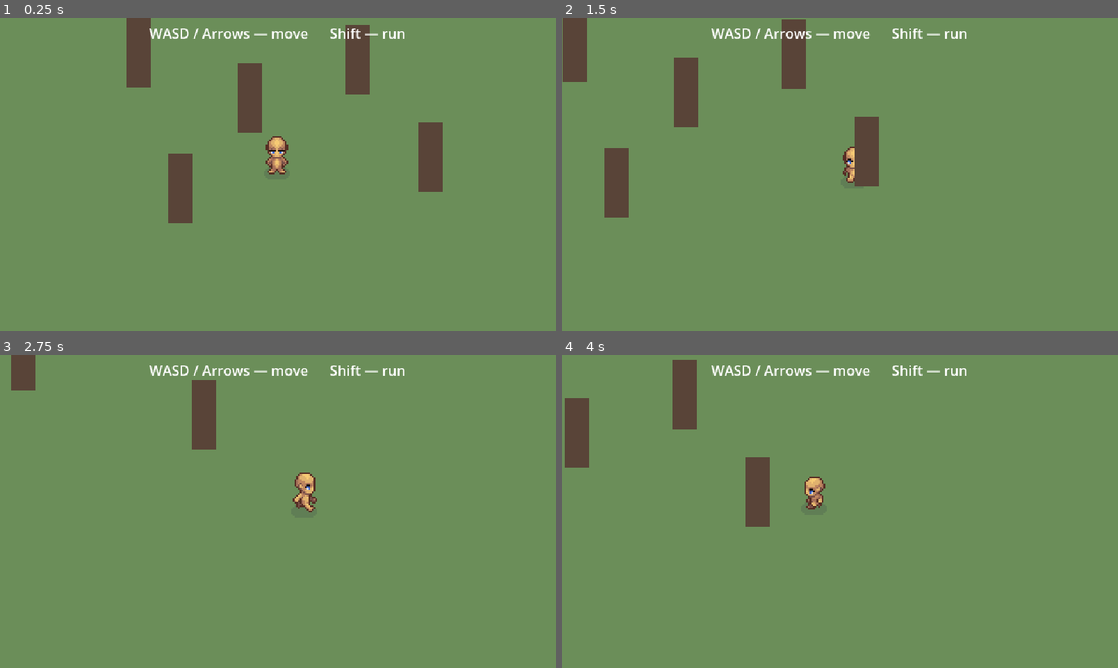
Above: before the commit, frames 1-4 (two rows, left to right).
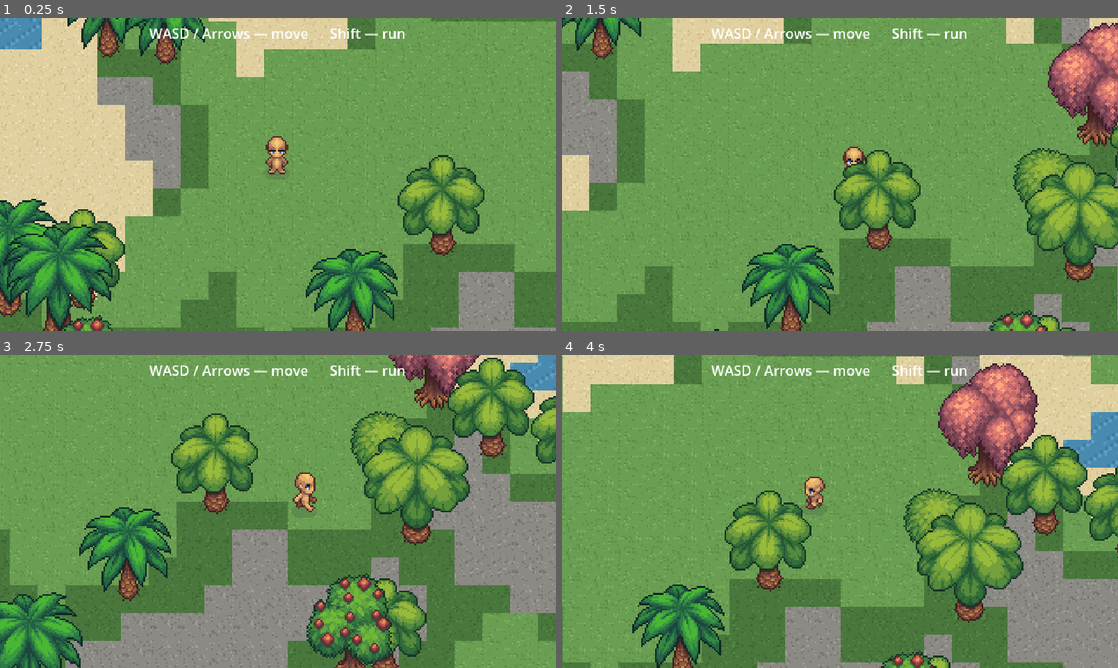
Above: after the commit, the same moments.

Repository: 1oscarhann/Project-Elden
Game: Godot game, scene res://scenes/main/Main.tscn
Same seed, same stepped clock (60 frames per second), same inputs: the game is played once before the commit and once after it.
Inputs:
- Up to frame 1 (0.25 s): no input
- Up to frame 2 (1.5 s): tap Enter at 0.5 s; hold D (move_right) 0.53-1.28 s; hold Shift (run) 0.53-1.28 s; hold S (move_down) from 1.28 s (still down); tap Shift (run) at 1.35 s
- Up to frame 3 (2.75 s): release S (move_down) at 2.03 s; hold D (move_right) from 2.03 s (still down); hold Shift (run) from 2.03 s (still down)
- Up to frame 4 (4 s): release D (move_right) at 2.78 s; release Shift (run) at 2.78 s; hold W (move_up) 2.78-3.53 s; tap Shift (run) at 2.85 s; hold A (move_left) from 3.53 s (still down); hold Shift (run) from 3.53 s (still down)

The runs differ from the first frame. In frame 1, 51% of the frame differs, in the area x 0-100%, y 0-100%; in frame 2, 46%; in frame 3, 62%; in frame 4, 54%.

Commit message:
Phase 2: island world, tiles, water collision, Y-sorted scenery
Generates a walkable island on a square-grid TileMap, blocks the player at the
shoreline, and scatters Y-sorted scenery to walk behind.

- scripts/world/island_generator.gd: an IslandGenerator Resource producing a
  terrain grid from simplex noise shaped by a radial falloff, with a second
  noise field deciding grass/forest/rock so rock scatters in patches instead of
  capping the island's peak. Knows nothing about TileMaps, so the algorithm can
  be replaced without touching the painting. Fixed seed by default.
- scripts/world/world.gd: paints the grid, scatters trees, places the player and
  hands the camera its bounds. Water and Ground are disjoint cell sets across
  two TileMapLayers, so the water layer's collision only ever blocks water.
  Tree trunk origins are measured from each texture's alpha bounds at runtime,
  so new tree art needs no per-file constants.
- scripts/player/player_camera.gd: clamps the view to the island and snaps to
  the spawn. Wired by group rather than by path, so neither side needs to know
  where the other lives. Without the snap the camera glides in from the origin.
- Scenery keeps a rect-shaped clearing at the spawn. A radius is not enough: a
  canopy is ~74px tall, so a tree several tiles south still covers the player.

The dungeon pack is dropped - its art is dark stone and clashes with a sunny
island. Nothing imports it and it is out of CREDITS.md. It was the planned
source for the campfire flame and interior tiles, so Phases 4 and 8 now need
replacement art; recorded in ASSETS.md and CLAUDE.md. With no ground tiles left
in any pack, terrain is placeholder art from tools/gen_terrain_tiles.py, built
so swapping in a real tileset is a PNG plus a TileSet rebuild.

Also corrects ASSETS.md, which claimed the trees are uniformly 128x128; several
are 64x64 and the broken ones are smaller.

Verified on Godot 4.7.stable under a virtual display: all 9216 cells painted
exactly once with zero water/land overlap, player spawns on land with nothing
drawn over him, camera limits clamp to the island and sit on the player from
frame 2, and running east for 900 frames never once left painted land.

Co-Authored-By: Claude Opus 5 <noreply@anthropic.com>
Claude-Session: https://claude.ai/code/session_01X54Gi8KLFhnSRdAs74NsCF

Diff:
--- /dev/null
+++ b/assets/tiles/island_terrain.tres
@@ -0,0 +1,42 @@
+[gd_resource type="TileSet" format=3]
+
+[ext_resource type="Texture2D" path="res://assets/tiles/island_terrain.png" id="1_52brj"]
+
+[sub_resource type="TileSetAtlasSource" id="TileSetAtlasSource_42m2q"]
+texture = ExtResource("1_52brj")
+0:0/0 = 0
+0:0/0/physics_layer_0/polygon_0/points = PackedVector2Array(-8, -8, 8, -8, 8, 8, -8, 8)
+1:0/0 = 0
+1:0/0/physics_layer_0/polygon_0/points = PackedVector2Array(-8, -8, 8, -8, 8, 8, -8, 8)
+2:0/0 = 0
+2:0/0/physics_layer_0/polygon_0/points = PackedVector2Array(-8, -8, 8, -8, 8, 8, -8, 8)
+3:0/0 = 0
+3:0/0/physics_layer_0/polygon_0/points = PackedVector2Array(-8, -8, 8, -8, 8, 8, -8, 8)
+0:1/0 = 0
+0:1/0/physics_layer_0/polygon_0/points = PackedVector2Array(-8, -8, 8, -8, 8, 8, -8, 8)
+1:1/0 = 0
+1:1/0/physics_layer_0/polygon_0/points = PackedVector2Array(-8, -8, 8, -8, 8, 8, -8, 8)
+2:1/0 = 0
+2:1/0/physics_layer_0/polygon_0/points = PackedVector2Array(-8, -8, 8, -8, 8, 8, -8, 8)
+3:1/0 = 0
+3:1/0/physics_layer_0/polygon_0/points = PackedVector2Array(-8, -8, 8, -8, 8, 8, -8, 8)
+0:2/0 = 0
+1:2/0 = 0
+2:2/0 = 0
+3:2/0 = 0
+0:3/0 = 0
+1:3/0 = 0
+2:3/0 = 0
+3:3/0 = 0
+0:4/0 = 0
+1:4/0 = 0
+2:4/0 = 0
+3:4/0 = 0
+0:5/0 = 0
+1:5/0 = 0
+2:5/0 = 0
+3:5/0 = 0
+
+[resource]
+physics_layer_0/collision_layer = 1
+sources/0 = SubResource("TileSetAtlasSource_42m2q")
--- a/scenes/main/Main.tscn
+++ b/scenes/main/Main.tscn
@@ -1,43 +1,10 @@
 [gd_scene load_steps=2 format=3]
 
-[ext_resource type="PackedScene" path="res://scenes/player/Player.tscn" id="scene_player"]
+[ext_resource type="PackedScene" path="res://scenes/main/World.tscn" id="world"]
 
 [node name="Main" type="Node2D"]
 
-[node name="Ground" type="Polygon2D" parent="."]
-color = Color(0.42, 0.56, 0.35, 1)
-polygon = PackedVector2Array(-2000, -2000, 2000, -2000, 2000, 2000, -2000, 2000)
-
-[node name="World" type="Node2D" parent="."]
-y_sort_enabled = true
-
-[node name="Post1" type="Polygon2D" parent="World"]
-position = Vector2(-80, -34)
-color = Color(0.35, 0.27, 0.22, 1)
-polygon = PackedVector2Array(-7, -40, 7, -40, 7, 0, -7, 0)
-
-[node name="Post2" type="Polygon2D" parent="World"]
-position = Vector2(-16, -8)
-color = Color(0.35, 0.27, 0.22, 1)
-polygon = PackedVector2Array(-7, -40, 7, -40, 7, 0, -7, 0)
-
-[node name="Post3" type="Polygon2D" parent="World"]
-position = Vector2(46, -30)
-color = Color(0.35, 0.27, 0.22, 1)
-polygon = PackedVector2Array(-7, -40, 7, -40, 7, 0, -7, 0)
-
-[node name="Post4" type="Polygon2D" parent="World"]
-position = Vector2(88, 26)
-color = Color(0.35, 0.27, 0.22, 1)
-polygon = PackedVector2Array(-7, -40, 7, -40, 7, 0, -7, 0)
-
-[node name="Post5" type="Polygon2D" parent="World"]
-position = Vector2(-56, 44)
-color = Color(0.35, 0.27, 0.22, 1)
-polygon = PackedVector2Array(-7, -40, 7, -40, 7, 0, -7, 0)
-
-[node name="Player" parent="World" instance=ExtResource("scene_player")]
-position = Vector2(0, 16)
+[node name="World" parent="." instance=ExtResource("world")]
 
 [node name="UI" type="CanvasLayer" parent="."]
 
--- /dev/null
+++ b/scenes/main/World.tscn
@@ -0,0 +1,46 @@
+[gd_scene load_steps=17 format=3]
+
+[ext_resource type="Script" path="res://scripts/world/world.gd" id="script_world"]
+[ext_resource type="Script" path="res://scripts/world/island_generator.gd" id="script_gen"]
+[ext_resource type="TileSet" path="res://assets/tiles/island_terrain.tres" id="tileset"]
+[ext_resource type="PackedScene" path="res://scenes/player/Player.tscn" id="player"]
+[ext_resource type="Texture2D" uid="uid://dfp3fov7n0ywc" path="res://assets/trees/Flower_tree1.png" id="tree_0"]
+[ext_resource type="Texture2D" uid="uid://dmofloci2vike" path="res://assets/trees/Fruit_tree1.png" id="tree_1"]
+[ext_resource type="Texture2D" uid="uid://bs73egudbffr2" path="res://assets/trees/Fruit_tree2.png" id="tree_2"]
+[ext_resource type="Texture2D" uid="uid://cmpd5ofd5rpdm" path="res://assets/trees/Moss_tree1.png" id="tree_3"]
+[ext_resource type="Texture2D" uid="uid://c030u4xktf5y2" path="res://assets/trees/Palm_tree1_1.png" id="tree_4"]
+[ext_resource type="Texture2D" uid="uid://ckvh5djm6bhn4" path="res://assets/trees/Palm_tree1_2.png" id="tree_5"]
+[ext_resource type="Texture2D" uid="uid://ccad4mbl7lixk" path="res://assets/trees/Palm_tree2_1.png" id="tree_6"]
+[ext_resource type="Texture2D" uid="uid://bpv8t0g7vy02w" path="res://assets/trees/Palm_tree2_2.png" id="tree_7"]
+[ext_resource type="Texture2D" uid="uid://b0rlerx7d6wf6" path="res://assets/trees/Tree1.png" id="tree_8"]
+[ext_resource type="Texture2D" uid="uid://x3816ls6ydl1" path="res://assets/trees/Tree2.png" id="tree_9"]
+[ext_resource type="Texture2D" uid="uid://crf0hmaq7n152" path="res://assets/trees/Tree3.png" id="tree_10"]
+
+[sub_resource type="Resource" id="generator"]
+script = ExtResource("script_gen")
+map_size = Vector2i(96, 96)
+island_radius = 1.15
+falloff_power = 2.4
+noise_seed = 20240612
+randomize_seed = false
+shallow_level = 0.22
+sand_level = 0.3
+land_level = 0.38
+forest_threshold = 0.52
+rock_threshold = 0.68
+
+[node name="World" type="Node2D"]
+script = ExtResource("script_world")
+generator = SubResource("generator")
+tree_textures = Array[Texture2D]([ExtResource("tree_0"), ExtResource("tree_1"), ExtResource("tree_2"), ExtResource("tree_3"), ExtResource("tree_4"), ExtResource("tree_5"), ExtResource("tree_6"), ExtResource("tree_7"), ExtResource("tree_8"), ExtResource("tree_9"), ExtResource("tree_10")])
+
+[node name="Water" type="TileMapLayer" parent="."]
+tile_set = ExtResource("tileset")
+
+[node name="Ground" type="TileMapLayer" parent="."]
+tile_set = ExtResource("tileset")
+
+[node name="Props" type="Node2D" parent="."]
+y_sort_enabled = true
+
+[node name="Player" parent="Props" instance=ExtResource("player")]
--- a/scenes/player/Player.tscn
+++ b/scenes/player/Player.tscn
@@ -1,6 +1,7 @@
-[gd_scene load_steps=5 format=3]
+[gd_scene load_steps=6 format=3]
 
 [ext_resource type="Script" path="res://scripts/player/player.gd" id="script_player"]
+[ext_resource type="Script" path="res://scripts/player/player_camera.gd" id="script_camera"]
 [ext_resource type="SpriteFrames" path="res://scenes/player/player_frames.tres" id="frames_player"]
 [ext_resource type="Texture2D" uid="uid://caouxh8cvdqd4" path="res://assets/characters/shadow_single.png" id="tex_shadow"]
 
@@ -27,6 +28,7 @@
 shape = SubResource("shape_feet")
 
 [node name="Camera2D" type="Camera2D" parent="."]
+script = ExtResource("script_camera")
 zoom = Vector2(2, 2)
 position_smoothing_enabled = true
 position_smoothing_speed = 6.0
--- /dev/null
+++ b/scripts/player/player_camera.gd
@@ -0,0 +1,27 @@
+class_name PlayerCamera
+extends Camera2D
+
+## Keeps the view inside the generated island instead of panning off into void.
+##
+## Joins a group rather than being wired to the world by path, so the world can
+## hand it bounds without either side knowing where the other lives in the tree.
+
+const GROUP := "player_camera"
+
+
+func _ready() -> void:
+	add_to_group(GROUP)
+
+
+func set_world_bounds(bounds: Rect2) -> void:
+	limit_left = int(bounds.position.x)
+	limit_top = int(bounds.position.y)
+	limit_right = int(bounds.end.x)
+	limit_bottom = int(bounds.end.y)
+
+
+## Drop the camera straight onto its target instead of easing in from wherever
+## it happened to start. Without this the view glides across the map on load,
+## because the world moves the player to its spawn tile after the scene builds.
+func snap_to_target() -> void:
+	reset_smoothing()
--- /dev/null
+++ b/scripts/world/island_generator.gd
@@ -0,0 +1,105 @@
+class_name IslandGenerator
+extends Resource
+
+## Produces the terrain grid for one island.
+##
+## Deliberately knows nothing about TileMaps, textures or the scene tree: it
+## takes parameters and returns a grid of Terrain values. Swapping in a
+## different algorithm (hand-authored map, different noise, whatever) means
+## replacing this resource and touching nothing in world.gd.
+
+## Row order here must match the row order of assets/tiles/island_terrain.png
+## and of tools/gen_terrain_tiles.py.
+enum Terrain { DEEP_WATER, SHALLOW_WATER, SAND, GRASS, FOREST, ROCK }
+
+## Terrain values at or above this are dry land the player can stand on.
+const FIRST_WALKABLE := Terrain.SAND
+
+@export_group("Shape")
+@export var map_size := Vector2i(96, 96)
+## Landmass size as a fraction of the map's short side.
+@export_range(0.1, 1.5) var island_radius := 1.15
+## How sharply the coast falls away. Higher = rounder, steeper-sided island.
+@export_range(0.5, 6.0) var falloff_power := 2.4
+
+@export_group("Seed")
+@export var noise_seed := 20240612
+## Re-roll every run instead of using noise_seed.
+@export var randomize_seed := false
+
+@export_group("Elevation bands")
+## Elevation thresholds, low to high. Anything under shallow_level is deep water.
+@export_range(0.0, 1.0) var shallow_level := 0.22
+@export_range(0.0, 1.0) var sand_level := 0.30
+@export_range(0.0, 1.0) var land_level := 0.38
+
+@export_group("Land cover")
+## Second noise field decides grass/forest/rock on land, so rock is scattered
+## in patches rather than forming one blob at the island's peak.
+@export_range(0.0, 1.0) var forest_threshold := 0.52
+@export_range(0.0, 1.0) var rock_threshold := 0.68
+
+## The seed actually used for the most recent generate() call.
+var last_seed := 0
+
+
+## Returns rows of PackedByteArray, indexed grid[y][x], holding Terrain values.
+func generate() -> Array:
+	last_seed = randi() if randomize_seed else noise_seed
+
+	var elevation := FastNoiseLite.new()
+	elevation.seed = last_seed
+	elevation.noise_type = FastNoiseLite.TYPE_SIMPLEX_SMOOTH
+	elevation.frequency = 0.035
+	elevation.fractal_octaves = 4
+
+	var cover := FastNoiseLite.new()
+	cover.seed = last_seed + 1
+	cover.noise_type = FastNoiseLite.TYPE_SIMPLEX_SMOOTH
+	cover.frequency = 0.09
+	cover.fractal_octaves = 2
+
+	var centre := Vector2(map_size) * 0.5
+	var max_radius: float = minf(centre.x, centre.y) * island_radius
+
+	var grid: Array = []
+	for y in map_size.y:
+		var row := PackedByteArray()
+		row.resize(map_size.x)
+		for x in map_size.x:
+			row[x] = _classify(
+				_elevation_at(elevation, Vector2(x + 0.5, y + 0.5), centre, max_radius),
+				_unit(cover.get_noise_2d(x, y)))
+		grid.append(row)
+	return grid
+
+
+## Noise shaped by a radial falloff, so the landmass is always ringed by water
+## no matter what the noise does near the map edge.
+func _elevation_at(noise: FastNoiseLite, pos: Vector2, centre: Vector2, max_radius: float) -> float:
+	var distance := clampf(pos.distance_to(centre) / max_radius, 0.0, 1.0)
+	var falloff := 1.0 - pow(distance, falloff_power)
+	return _unit(noise.get_noise_2d(pos.x, pos.y)) * maxf(falloff, 0.0)
+
+
+## FastNoiseLite returns [-1, 1]; we want [0, 1].
+func _unit(n: float) -> float:
+	return (n + 1.0) * 0.5
+
+
+func _classify(elevation: float, cover: float) -> int:
+	if elevation < shallow_level:
+		return Terrain.DEEP_WATER
+	if elevation < sand_level:
+		return Terrain.SHALLOW_WATER
+	if elevation < land_level:
+		return Terrain.SAND
+	if cover >= rock_threshold:
+		return Terrain.ROCK
+	if cover >= forest_threshold:
+		return Terrain.FOREST
+	return Terrain.GRASS
+
+
+static func is_walkable(terrain: int) -> bool:
+	return terrain >= FIRST_WALKABLE
--- /dev/null
+++ b/scripts/world/world.gd
@@ -0,0 +1,175 @@
+class_name World
+extends Node2D
+
+## Builds the island.
+##
+## Asks the generator for a terrain grid, paints it into the two TileMapLayers,
+## scatters scenery, and drops the player on solid ground. Only the *painting*
+## lives here — the algorithm lives in the IslandGenerator resource — so either
+## side can be replaced without touching the other.
+
+signal island_built(bounds: Rect2)
+
+const Terrain := IslandGenerator.Terrain
+## Terrain rows at or above this are dry land; below it is water, which is the
+## layer that carries collision.
+const FIRST_LAND: int = Terrain.SAND
+## Columns per terrain row in the atlas, picked at random to break up flat areas.
+const VARIANTS := 4
+const SOURCE_ID := 0
+
+@export var generator: IslandGenerator
+
+# These are this scene's own children, so they are looked up directly rather
+# than exported: @export'd Node references serialize as NodePath and are not
+# reliably resolved by the time _ready() runs.
+@onready var water_layer: TileMapLayer = $Water
+@onready var ground_layer: TileMapLayer = $Ground
+@onready var props_layer: Node2D = $Props
+@onready var player: Node2D = $Props/Player
+
+@export_group("Scenery")
+@export var tree_textures: Array[Texture2D] = []
+## Chance a forest tile grows a tree.
+@export_range(0.0, 1.0) var forest_tree_chance := 0.12
+## Chance a plain grass tile grows a tree.
+@export_range(0.0, 1.0) var grass_tree_chance := 0.015
+## Box around the spawn that scenery must not cover. A plain radius is not
+## enough: a canopy is ~74px tall, so a tree several tiles south still draws
+## over the player's head.
+@export var spawn_clearing := Vector2(44.0, 48.0)
+
+var _rng := RandomNumberGenerator.new()
+## Cached per-texture offset that puts a trunk's base on the node origin.
+var _trunk_offsets: Dictionary = {}
+
+
+func _ready() -> void:
+	build()
+
+
+func build() -> void:
+	if generator == null:
+		push_error("World has no IslandGenerator assigned.")
+		return
+
+	var grid: Array = generator.generate()
+	_rng.seed = generator.last_seed
+
+	_paint(grid)
+	# Spawn is chosen before scattering so the clearing can be honoured.
+	var spawn := _find_spawn_tile(grid)
+	if player != null:
+		player.position = _tile_centre(spawn)
+	_scatter_trees(grid, spawn)
+
+	var bounds := Rect2(Vector2.ZERO, Vector2(generator.map_size * water_layer.tile_set.tile_size))
+	# Group calls rather than direct references, so the camera can live anywhere.
+	get_tree().call_group(PlayerCamera.GROUP, "set_world_bounds", bounds)
+	get_tree().call_group(PlayerCamera.GROUP, "snap_to_target")
+	island_built.emit(bounds)
+
+
+## Water goes on one layer and land on the other, and the two sets never
+## overlap — so the water layer's collision only ever blocks actual water.
+func _paint(grid: Array) -> void:
+	water_layer.clear()
+	ground_layer.clear()
+	for y in generator.map_size.y:
+		var row: PackedByteArray = grid[y]
+		for x in generator.map_size.x:
+			var terrain := int(row[x])
+			var cell := Vector2i(x, y)
+			var atlas := Vector2i(_rng.randi_range(0, VARIANTS - 1), terrain)
+			var layer: TileMapLayer = ground_layer if terrain >= FIRST_LAND else water_layer
+			layer.set_cell(cell, SOURCE_ID, atlas)
+
+
+func _scatter_trees(grid: Array, spawn: Vector2i) -> void:
+	if tree_textures.is_empty():
+		return
+	# Keep the player's own footprint and headroom visible on load.
+	var centre := _tile_centre(spawn)
+	var clear_box := Rect2(centre - Vector2(spawn_clearing.x * 0.5, spawn_clearing.y),
+		Vector2(spawn_clearing.x, spawn_clearing.y + 8.0))
+	for y in generator.map_size.y:
+		var row: PackedByteArray = grid[y]
+		for x in generator.map_size.x:
+			var terrain := int(row[x])
+			var chance := 0.0
+			if terrain == Terrain.FOREST:
+				chance = forest_tree_chance
+			elif terrain == Terrain.GRASS:
+				chance = grass_tree_chance
+			if chance <= 0.0 or _rng.randf() >= chance:
+				continue
+			_add_tree(Vector2i(x, y), clear_box)
+
+
+func _add_tree(cell: Vector2i, clear_box: Rect2) -> void:
+	var texture: Texture2D = tree_textures[_rng.randi_range(0, tree_textures.size() - 1)]
+	var offset := _trunk_offset(texture)
+	# Jitter inside the tile so the scatter doesn't read as a grid.
+	var pos := _tile_centre(cell) + Vector2(_rng.randf_range(-4.0, 4.0), _rng.randf_range(-3.0, 3.0))
+	# Only scenery that would draw OVER the player can hide him; anything with
+	# its base further north sorts behind and is harmless.
+	if pos.y > clear_box.position.y and _sprite_rect(texture, pos, offset).intersects(clear_box):
+		return
+	var sprite := Sprite2D.new()
+	sprite.texture = texture
+	sprite.offset = offset
+	sprite.position = pos
+	props_layer.add_child(sprite)
+
+
+## World-space rect a centred Sprite2D would occupy.
+func _sprite_rect(texture: Texture2D, pos: Vector2, offset: Vector2) -> Rect2:
+	var size := Vector2(texture.get_size())
+	return Rect2(pos + offset - size * 0.5, size)
+
+
+## Measure where the trunk actually sits instead of hardcoding a number per
+## texture, so dropping new tree art into assets/trees/ just works.
+func _trunk_offset(texture: Texture2D) -> Vector2:
+	if _trunk_offsets.has(texture):
+		return _trunk_offsets[texture]
+	var image := texture.get_image()
+	var used := image.get_used_rect()
+	# Sprite2D is centred, so shift it up until the content's bottom edge is on
+	# the origin — that origin is what Y-sorting compares.
+	var offset := Vector2(0.0, float(image.get_height()) * 0.5 - float(used.end.y))
+	_trunk_offsets[texture] = offset
+	return offset
+
+
+func _tile_centre(cell: Vector2i) -> Vector2:
+	var size := water_layer.tile_set.tile_size
+	return Vector2(cell * size) + Vector2(size) * 0.5
+
+
+## Spiral out from the middle for a land tile whose neighbours are also land, so
+## the player never spawns wedged into the surf.
+func _find_spawn_tile(grid: Array) -> Vector2i:
+	var centre := generator.map_size / 2
+	var limit: int = maxi(generator.map_size.x, generator.map_size.y)
+	for radius in range(0, limit):
+		for dy in range(-radius, radius + 1):
+			for dx in range(-radius, radius + 1):
+				# Only test the ring just added, not the filled square.
+				if absi(dx) != radius and absi(dy) != radius:
+					continue
+				var cell := centre + Vector2i(dx, dy)
+				if _is_clear(grid, cell):
+					return cell
+	return centre
+
+
+func _is_clear(grid: Array, cell: Vector2i) -> bool:
+	for dy in [-1, 0, 1]:
+		for dx in [-1, 0, 1]:
+			var c := cell + Vector2i(dx, dy)
+			if c.x < 0 or c.y < 0 or c.x >= generator.map_size.x or c.y >= generator.map_size.y:
+				return false
+			if not IslandGenerator.is_walkable(int(grid[c.y][c.x])):
+				return false
+	return true
Binary file added: assets/tiles/island_terrain.png
Not shown, added: assets/tiles/island_terrain.png.import
Binary file added: assets/trees/Flower_tree1.png
Not shown, added: assets/trees/Flower_tree1.png.import
Binary file added: assets/trees/Fruit_tree1.png
Not shown, added: assets/trees/Fruit_tree1.png.import
Binary file added: assets/trees/Fruit_tree2.png
Not shown, added: assets/trees/Fruit_tree2.png.import
Binary file added: assets/trees/Moss_tree1.png
Not shown, added: assets/trees/Moss_tree1.png.import
Binary file added: assets/trees/Palm_tree1_1.png
Not shown, added: assets/trees/Palm_tree1_1.png.import
(and 21 more such lines)
